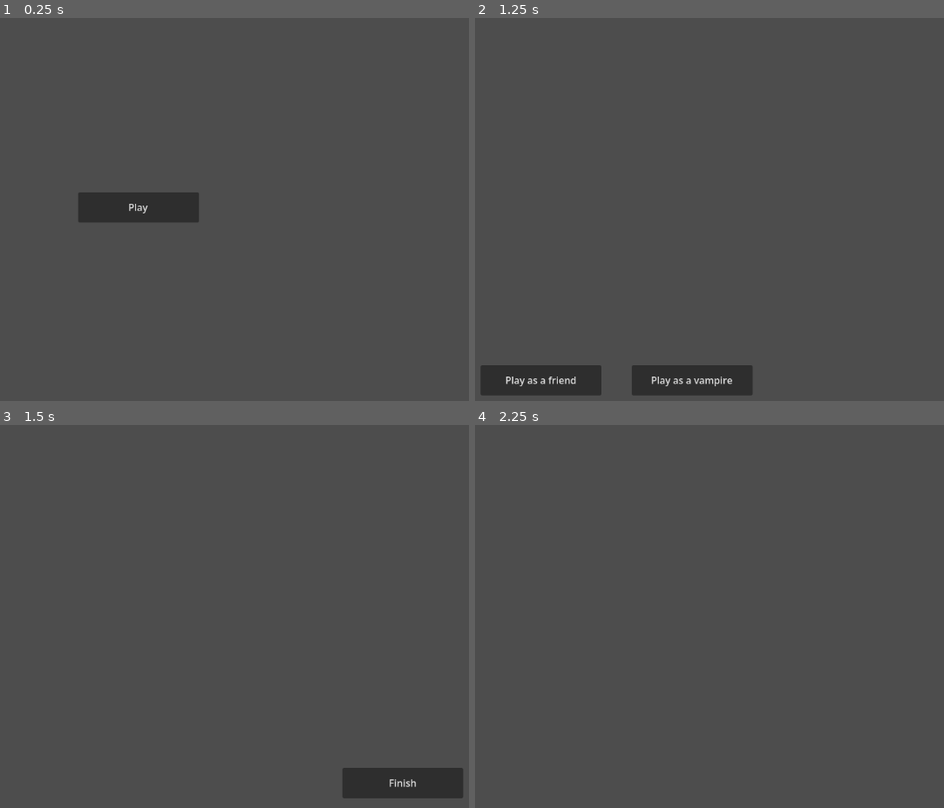
Above: before the commit, frames 1-4 (two rows, left to right).
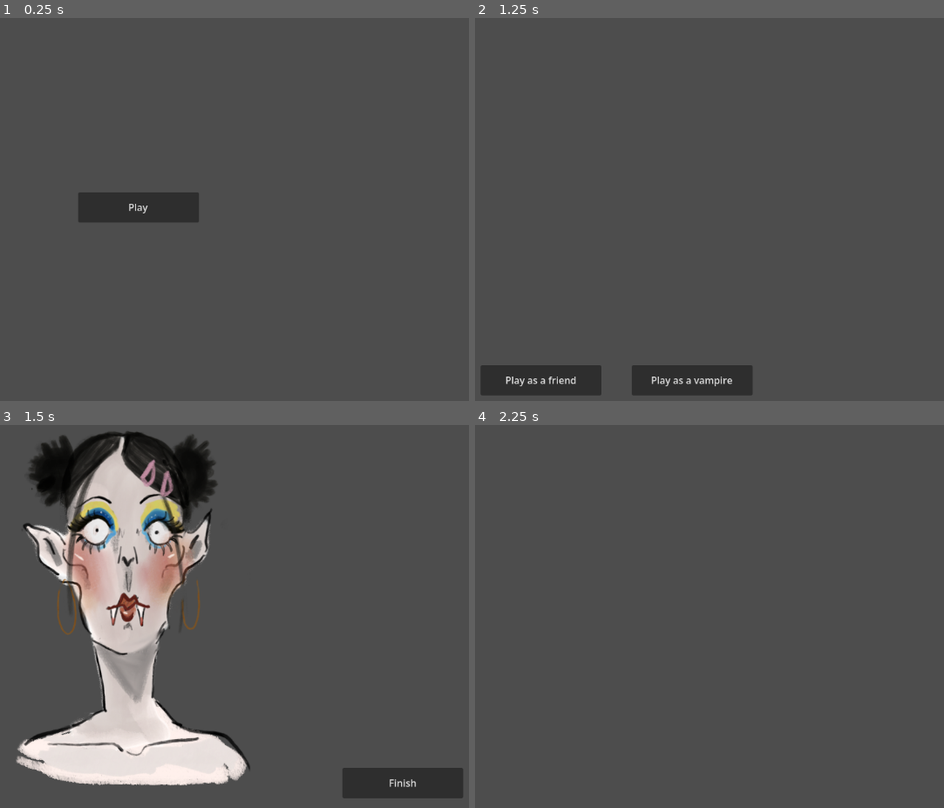
Above: after the commit, the same moments.

Repository: anshagarova/FAMU-Game-Jam-2026
Game: Godot game, scene res://Scenes/Start_menu.tscn
The game is run twice, just before and just after one commit, with the same random seed, the same clock (stepped at 60 frames per second) and the same inputs.
Inputs:
- Up to frame 1 (0.25 s): no input
- Up to frame 2 (1.25 s): click "Play" at 0.5 s
- Up to frame 3 (1.5 s): click "Play as a friend" at 1.25 s
- Up to frame 4 (2.25 s): click "Finish" at 2 s

Frames 1-2 are identical in both runs. In frame 3, 25% of the frame differs, in the area x 3-54%, y 1-95%; in frame 4, nothing differs.

Commit message:
add faces to p1 and p2 screens
they're just placeholders

Diff:
--- a/Scenes/Play_as_player1.tscn
+++ b/Scenes/Play_as_player1.tscn
@@ -1,6 +1,7 @@
 [gd_scene format=3 uid="uid://c57eepp7kndgq"]
 
 [ext_resource type="Script" uid="uid://bbmiuafq3nq1w" path="res://Scripts/finish_game.gd" id="1_r6inw"]
+[ext_resource type="Texture2D" uid="uid://du4gp3ikn3du7" path="res://Assets/face_with_makeup_01.png" id="2_yknbp"]
 
 [node name="Node2D" type="Node2D" unique_id=1386147034]
 
@@ -24,4 +25,9 @@
 layout_mode = 2
 text = "Finish"
 
+[node name="FaceWithMakeup01" type="Sprite2D" parent="." unique_id=447371492]
+position = Vector2(586, 339.00003)
+scale = Vector2(0.7318105, 0.7318105)
+texture = ExtResource("2_yknbp")
+
 [connection signal="pressed" from="Control/HBoxContainer/FinishButton" to="Control" method="_on_button_pressed"]
--- a/Scenes/Play_as_player2.tscn
+++ b/Scenes/Play_as_player2.tscn
@@ -1,6 +1,8 @@
 [gd_scene format=3 uid="uid://utcn34f7xnik"]
 
 [ext_resource type="Script" uid="uid://bbmiuafq3nq1w" path="res://Scripts/finish_game.gd" id="1_l3078"]
+[ext_resource type="Texture2D" uid="uid://cthlmd1xcw7mo" path="res://Assets/face_without_makeup_01.png" id="2_brglg"]
+[ext_resource type="PackedScene" uid="uid://bdh7najgc4eup" path="res://Scenes/Scene.tscn" id="3_xrq23"]
 
 [node name="Node2D" type="Node2D" unique_id=1830257192]
 
@@ -23,3 +25,10 @@
 custom_minimum_size = Vector2(200, 50)
 layout_mode = 2
 text = "Finish"
+
+[node name="FaceWithoutMakeup01" type="Sprite2D" parent="." unique_id=1831049351]
+position = Vector2(571, 353.00003)
+scale = Vector2(0.8012472, 0.8012472)
+texture = ExtResource("2_brglg")
+
+[node name="Node2D" parent="." unique_id=1749975836 instance=ExtResource("3_xrq23")]
Binary file added: Assets/face_with_makeup_01.png
Not shown, added: Assets/face_with_makeup_01.png.import
Binary file added: Assets/face_without_makeup_01.png
Not shown, added: Assets/face_without_makeup_01.png.import
